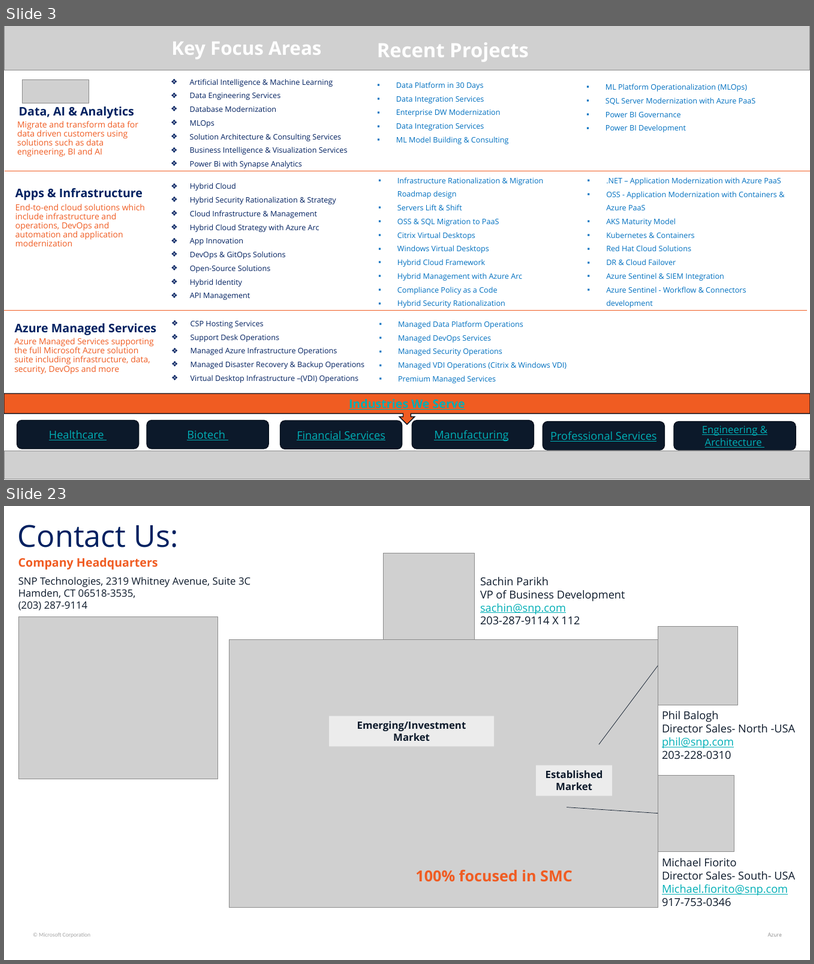
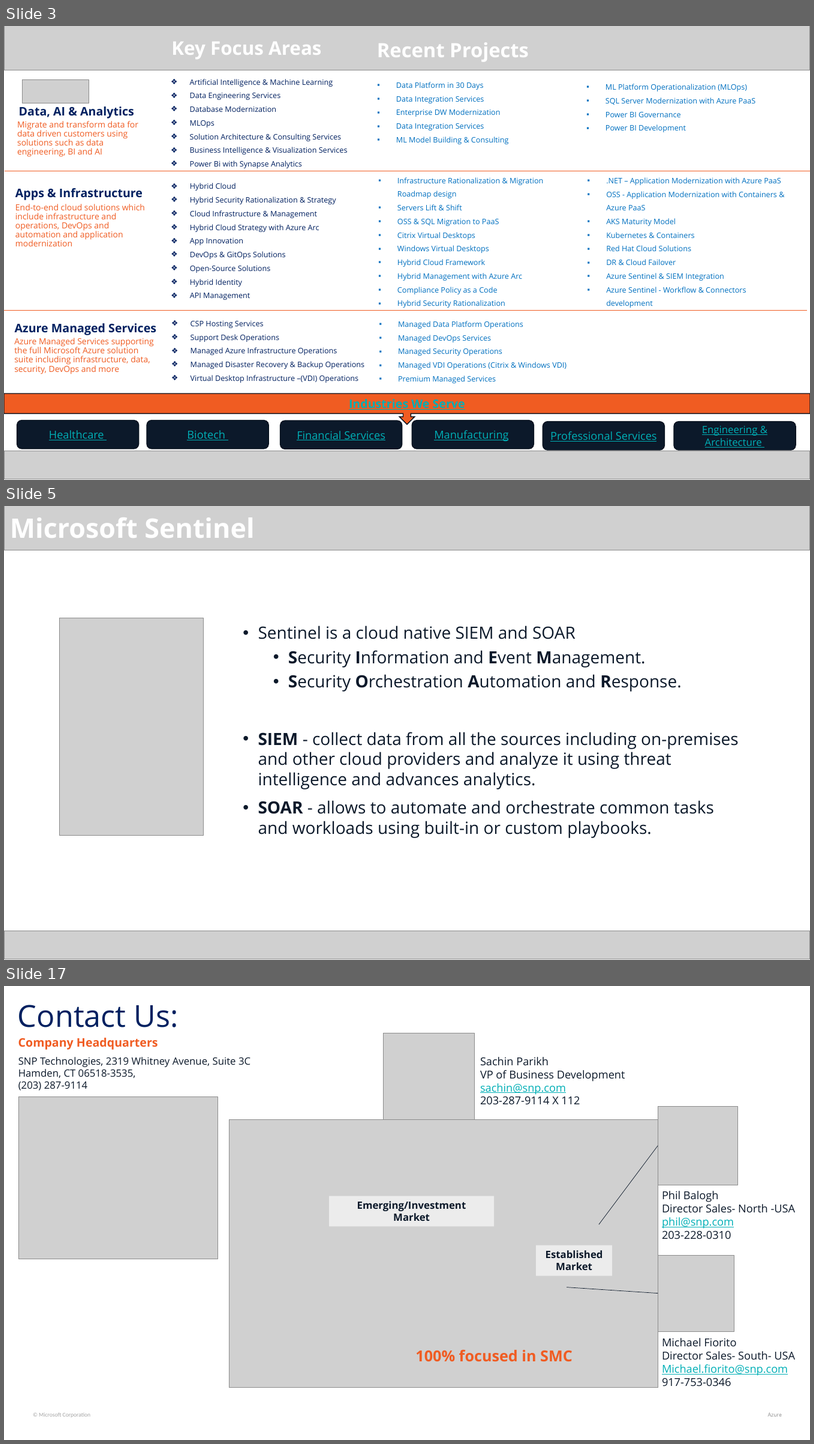
Before and after one commit to Dathasai1234/Personal-Notes, a slide deck: Archive/Presentations/Presentation-2/Virtual Network Gateways.pptx. Shown one above the other, each under a label of ours: slides 3 and 23 before the commit, slides 3, 5 and 17 after it; the slides between them are not shown. The pictures are 814x964 and 814x1444 pixels, drawn with LibreOffice and Linux fonts; fonts in the diff are those of the drawing; grey boxes stand for pictures. Boxes give left, top, right and bottom in pixels: in the first picture for what was removed or moved away, otherwise in the second. Text is boxed around its words. In the diff, an @@ line names an element or a change of style, - is before the commit and + after.

Commit message:
vault backup: Saturday, 22-06-2024, 10:44 pm
Affected files:
Archive/Presentations/Presentation-2/Virtual Network Gateways.pptx
Security/Sentinel/Logging to Sentinel.md
Security/Sentinel/Presentation - Sentinel Deployment.md
Security/Sentinel/Sentinel - Plural Sight.docx
Security/Sentinel/Sentinel.docx

```diff
--- a/Archive/Presentations/Presentation-2/Virtual Network Gateways.pptx
+++ b/Archive/Presentations/Presentation-2/Virtual Network Gateways.pptx
@@ slide 5 added at (4, 506, 810, 960), background #FFFFFF @@
@@ picture added at (4, 506, 810, 550) @@
@@ text added at (10, 517, 254, 538), 32 pt, text #FFFFFF, bold @@
+Microsoft Sentinel
@@ picture added at (60, 618, 204, 835) @@
@@ text added at (258, 625, 739, 838), 20 pt, text #0C192A @@
+• Sentinel is a cloud native SIEM and SOAR
+  • Security Information and Event Management.
+  • Security Orchestration Automation and Response.
+• SIEM - collect data from all the sources including on-premises and other cloud providers and analyze it using threat intelligence and advances analytics.
+• SOAR - allows to automate and orchestrate common tasks and workloads using built-in or custom playbooks.
@@ picture added at (4, 931, 810, 959) @@
@@ what was slide 23 is now slide 17 @@
```
Also in this commit, not shown: 1 slide changed, 11 other slides added, 18 slides removed, 4 other files.
